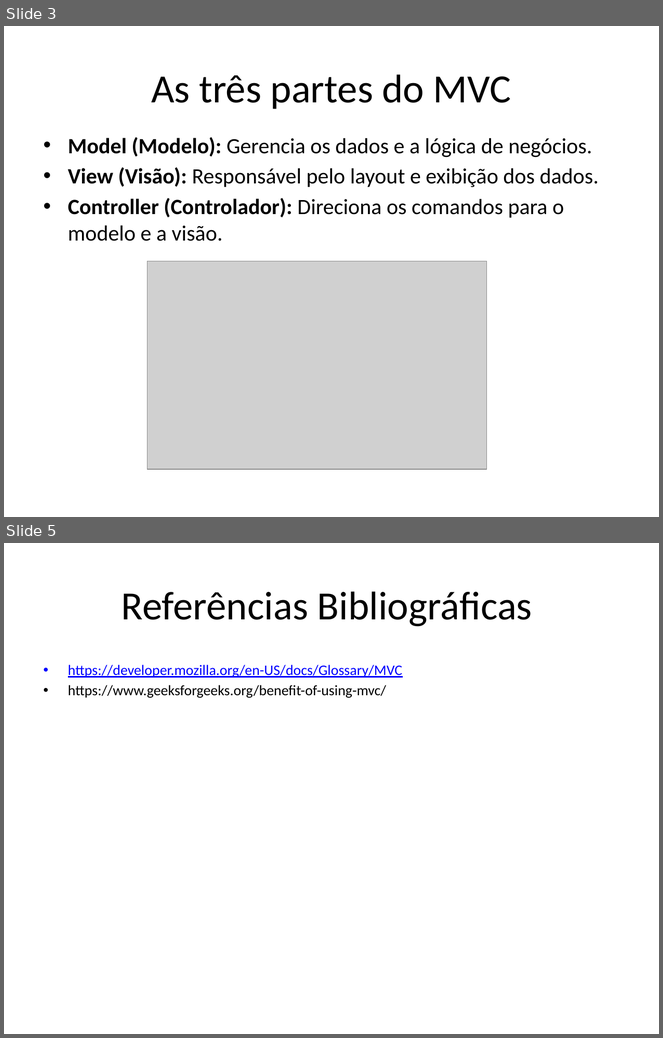
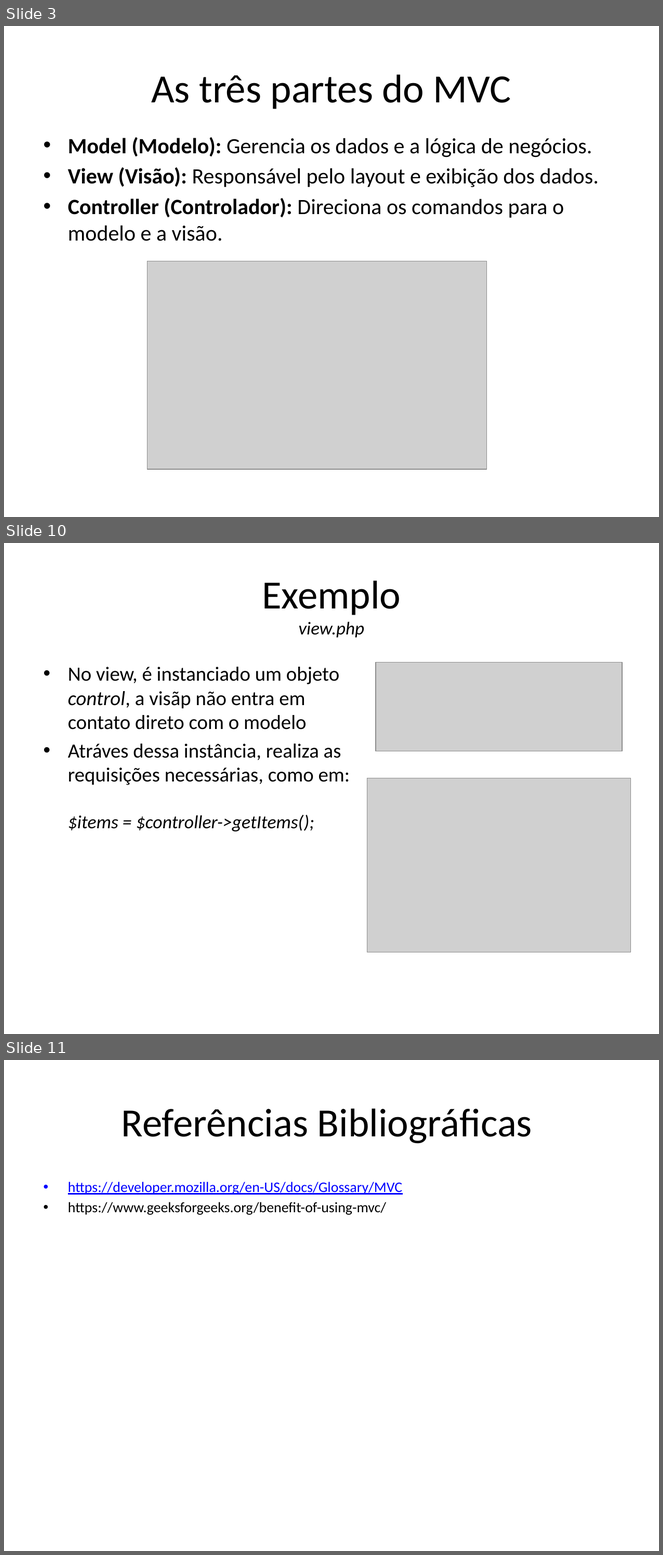
Before and after one commit to muriloHx/trabalho-mvc, a slide deck: slides/mvc.pptx. Shown one above the other, each under a label of ours: slides 3 and 5 before the commit, slides 3, 10 and 11 after it; the slides between them are not shown. The pictures are 663x1038 and 663x1555 pixels, drawn with LibreOffice and Linux fonts; fonts in the diff are those of the drawing; grey boxes stand for pictures. Boxes give left, top, right and bottom in pixels: in the first picture for what was removed or moved away, otherwise in the second. Text is boxed around its words. In the diff, an @@ line names an element or a change of style, - is before the commit and + after.

```diff
--- a/slides/mvc.pptx
+++ b/slides/mvc.pptx
@@ slide 10 added at (x1=4, y1=543, x2=659, y2=1034), background #FFFFFF @@
@@ title added at (x1=262, y1=580, x2=401, y2=638), 20 pt, text #000000, italic @@
+Exemplo
+view.php
@@ text added at (x1=68, y1=667, x2=350, y2=832), 22.2 pt, text #000000 @@
+• No view, é instanciado um objeto control, a visãp não entra em contato direto com o modelo
+• Atráves dessa instância, realiza as requisições necessárias, como em:
+  $items = $controller->getItems();
@@ picture added at (x1=375, y1=662, x2=622, y2=752) @@
@@ picture added at (x1=367, y1=778, x2=631, y2=953) @@
@@ what was slide 5 is now slide 11 @@
```
Also in this commit, not shown: 6 other slides added, 1 slide removed.
